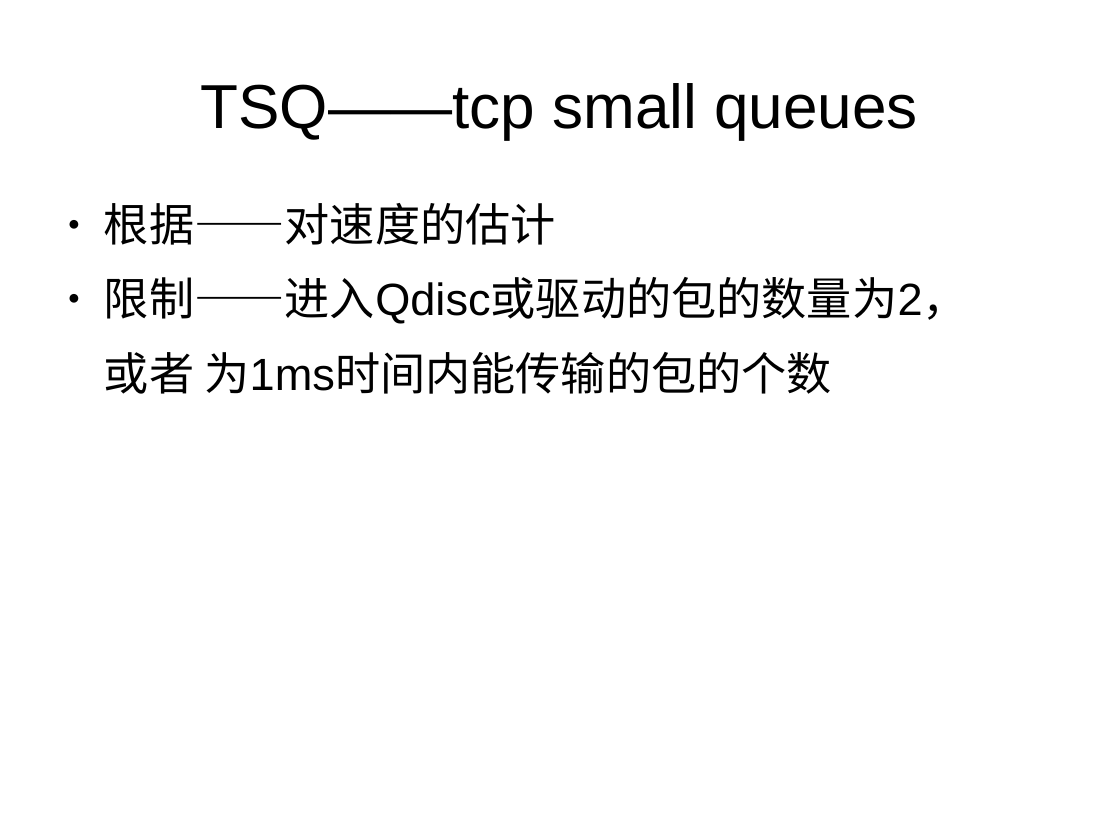
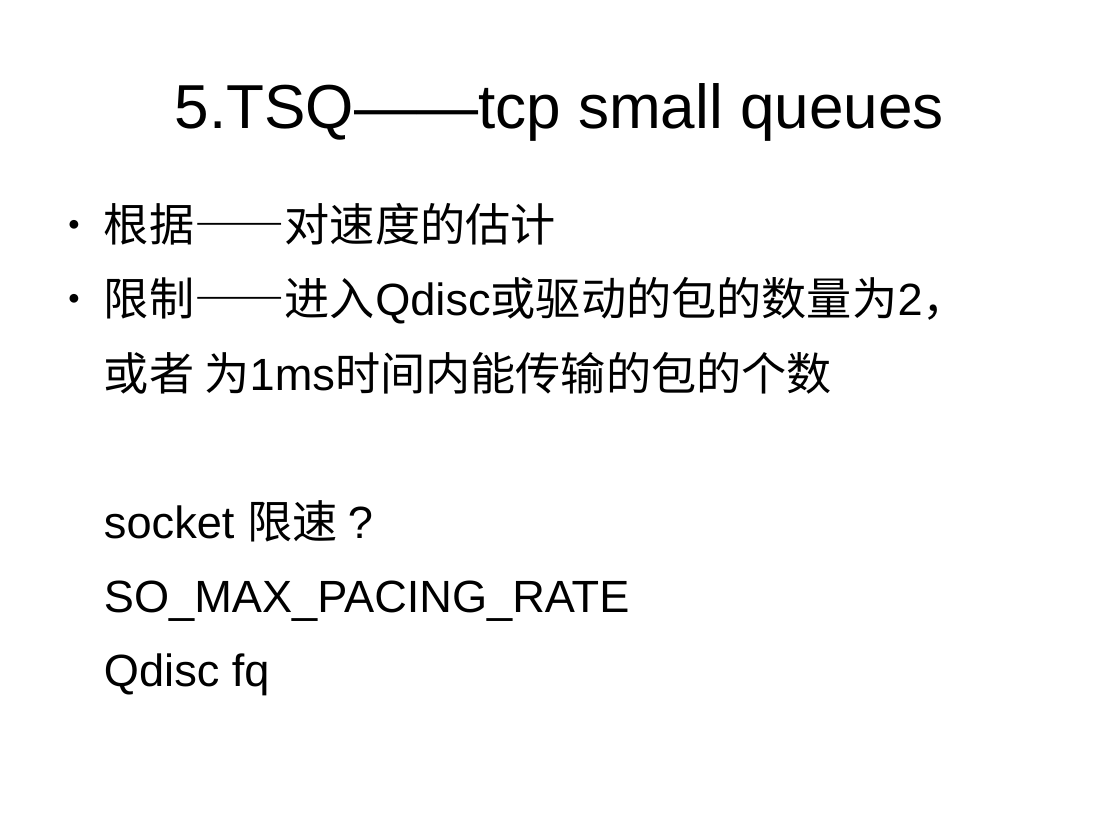
Before and after one commit to panweiping3/programming, a slide deck: slide 13 of tcp/my_doc/tcp_new_features.odp (slide 4 before the commit). Drawn at 1120x840 pixels with LibreOffice and Linux fonts; fonts in the diff are those of the drawing. Boxes give left, top, right and bottom in pixels: in the first picture for what was removed or moved away, otherwise in the second. Text is boxed around its words. In the diff, an @@ line names an element or a change of style, - is before the commit and + after.

```diff
--- a/tcp/my_doc/tcp_new_features.odp
+++ b/tcp/my_doc/tcp_new_features.odp
@@ title at <box>175,83,944,139</box>: text changed @@
-TSQ——tcp small queues
+5.TSQ——tcp small queues
@@ text at <box>104,500,629,695</box>: paragraphs added @@
+socket 限速 ?
+SO_MAX_PACING_RATE
+Qdisc fq
```
Also in this commit, not shown: 3 other slides changed, 12 slides added, 2 other files.
